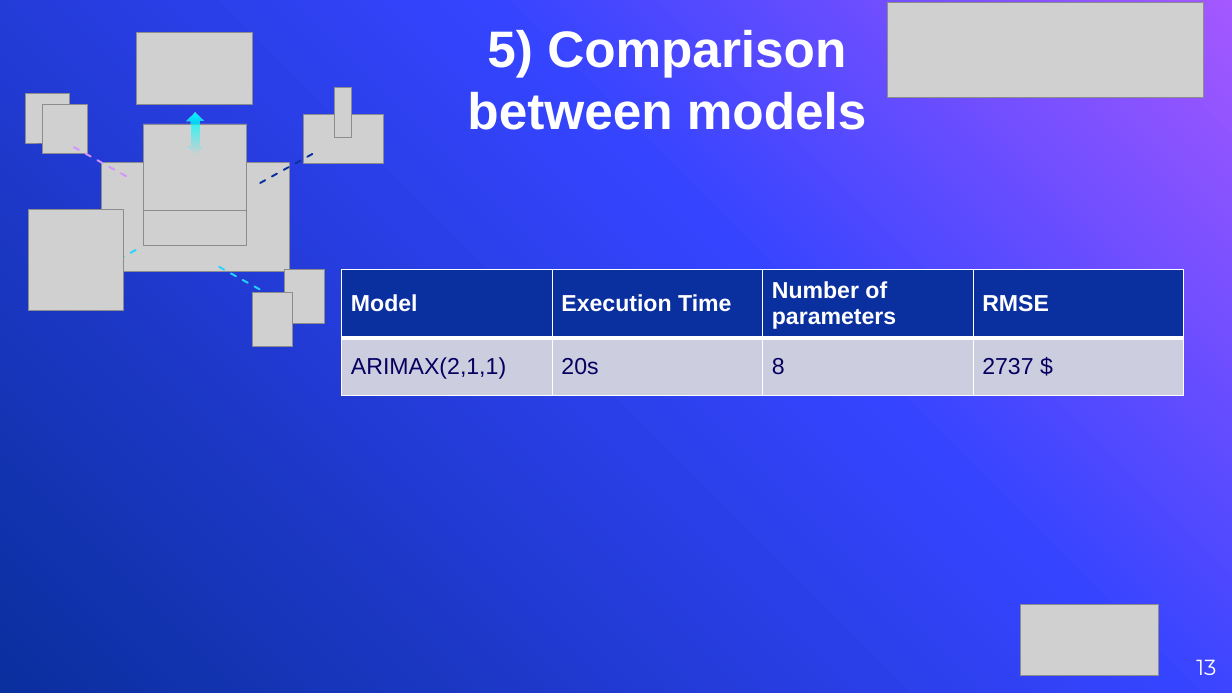
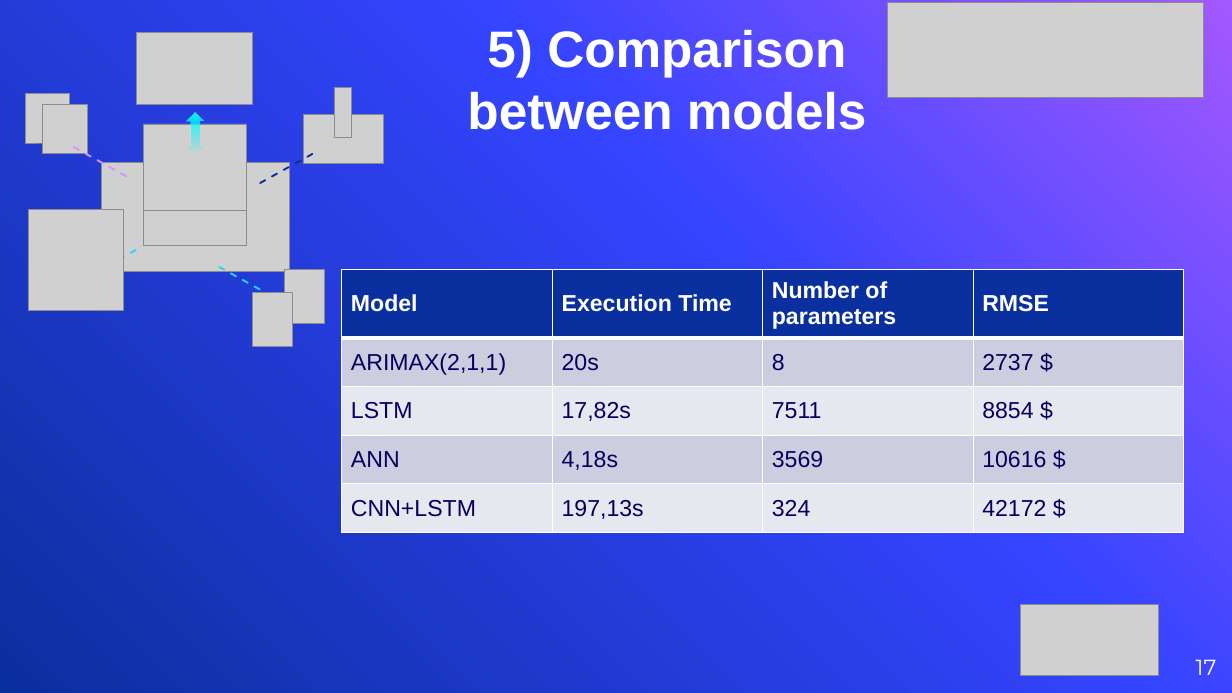
Before and after one commit to TanguyColleville/Trading_Bot_BTC, a slide deck: slide 17 of Soutenance Finale Grp 2.07.pptx (slide 13 before the commit). Drawn at 1232x693 pixels with LibreOffice and Linux fonts; fonts in the diff are those of the drawing; grey boxes stand for pictures. Boxes give left, top, right and bottom in pixels: in the first picture for what was removed or moved away, otherwise in the second. Text is boxed around its words. In the diff, an @@ line names an element or a change of style, - is before the commit and + after.

```diff
--- a/Soutenance Finale Grp 2.07.pptx
+++ b/Soutenance Finale Grp 2.07.pptx
@@ table at (342, 270, 1185, 532) @@
+row 3: LSTM | 17,82s | 7511 | 8854 $
+row 4: ANN | 4,18s | 3569 | 10616 $
+row 5: CNN+LSTM | 197,13s | 324 | 42172 $
@@ page number at (1196, 659, 1217, 675): text changed @@
-13
+17
```
Also in this commit, not shown: 3 other slides changed, 4 slides added, 1 other file.
